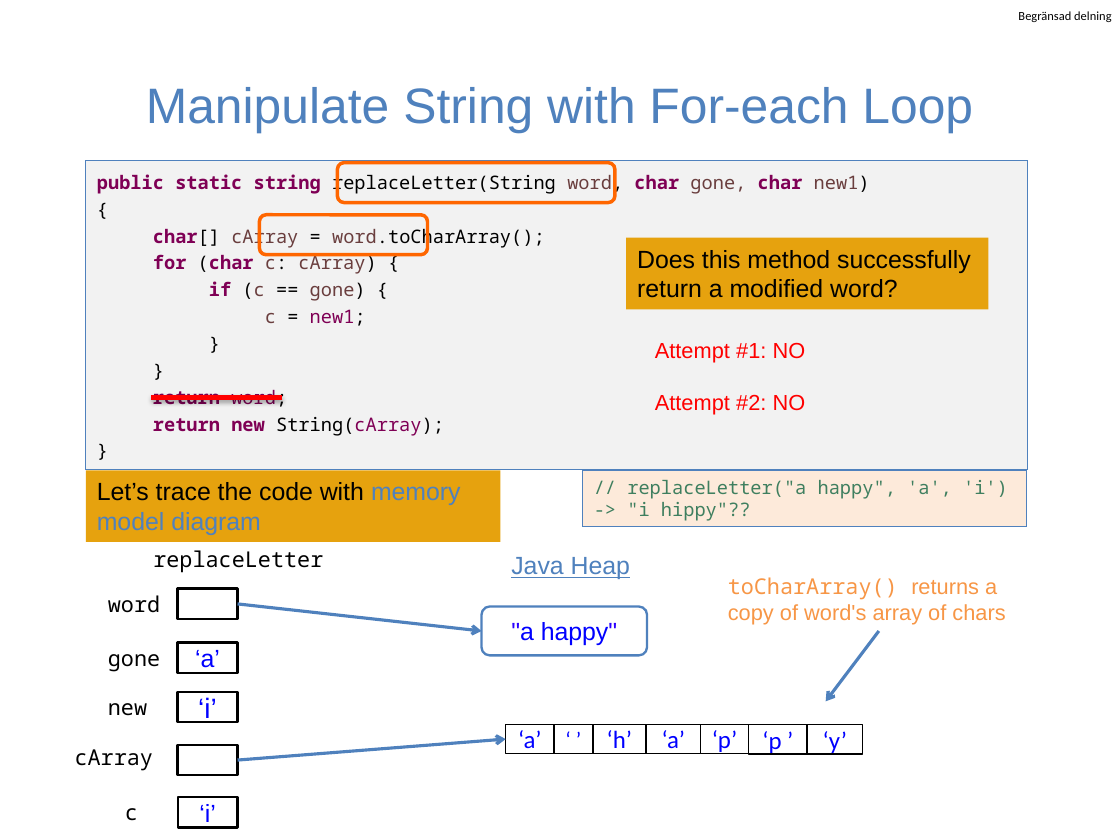
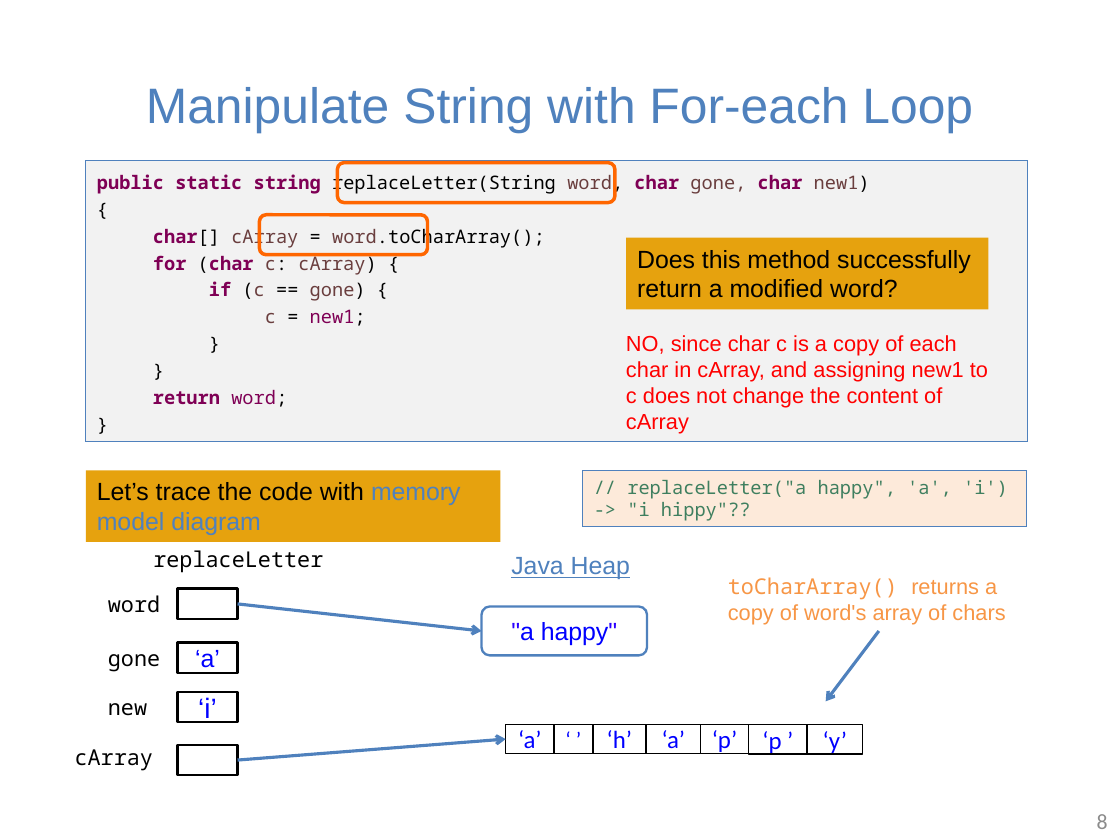
Before and after one commit to guhofstra/CSC111Fa25, a slide deck: slide 8 of PPTs/Lecture 4-string in java.pptx. Drawn at 1120x840 pixels with LibreOffice and Linux fonts; fonts in the diff are those of the drawing. Boxes give left, top, right and bottom in pixels: in the first picture for what was removed or moved away, otherwise in the second. Text is boxed around its words. In the diff, an @@ line names an element or a change of style, - is before the commit and + after.

```diff
--- a/PPTs/Lecture 4-string in java.pptx
+++ b/PPTs/Lecture 4-string in java.pptx
@@ text removed at [1018, 11, 1111, 22] @@
-Begränsad delning
@@ rectangle "public static string replaceLetter(String word, ...": place and size @@
-rectangle "public static string replaceLetter(String word, ..." at [86, 161, 1027, 470]
+rectangle "public static string replaceLetter(String word, ..." at [86, 161, 1027, 442]
@@ text at [626, 335, 988, 434]: text changed @@
-Attempt #1: NO
+NO, since char c is a copy of each char in cArray, and assigning new1 to c does not change the content of cArray
@@ line removed from (151, 398) to (282, 398) @@
@@ text in rectangle at [153, 417, 444, 436]: paragraph removed @@
-return new String(cArray);
@@ text removed at [655, 394, 806, 414] @@
-Attempt #2: NO
@@ text removed at [125, 808, 138, 821] @@
-c
@@ rectangle removed at [178, 797, 239, 828] @@
-‘i’
@@ page number added at [1097, 814, 1108, 829], 14 pt, text #8C8C8C @@
+8
```
Also in this commit, not shown: 15 other slides changed, 13 slides added, 3 slides removed, 32 other files.
